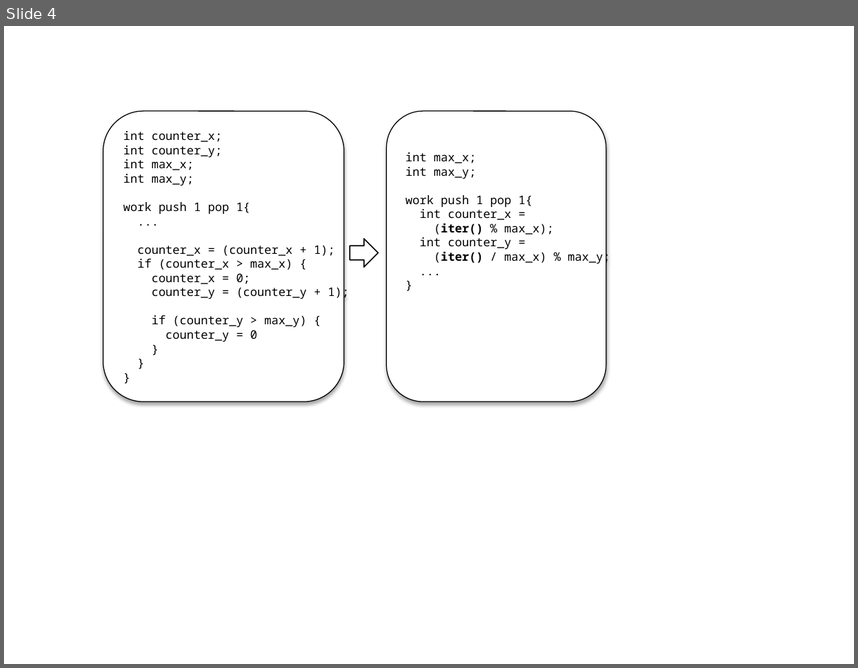
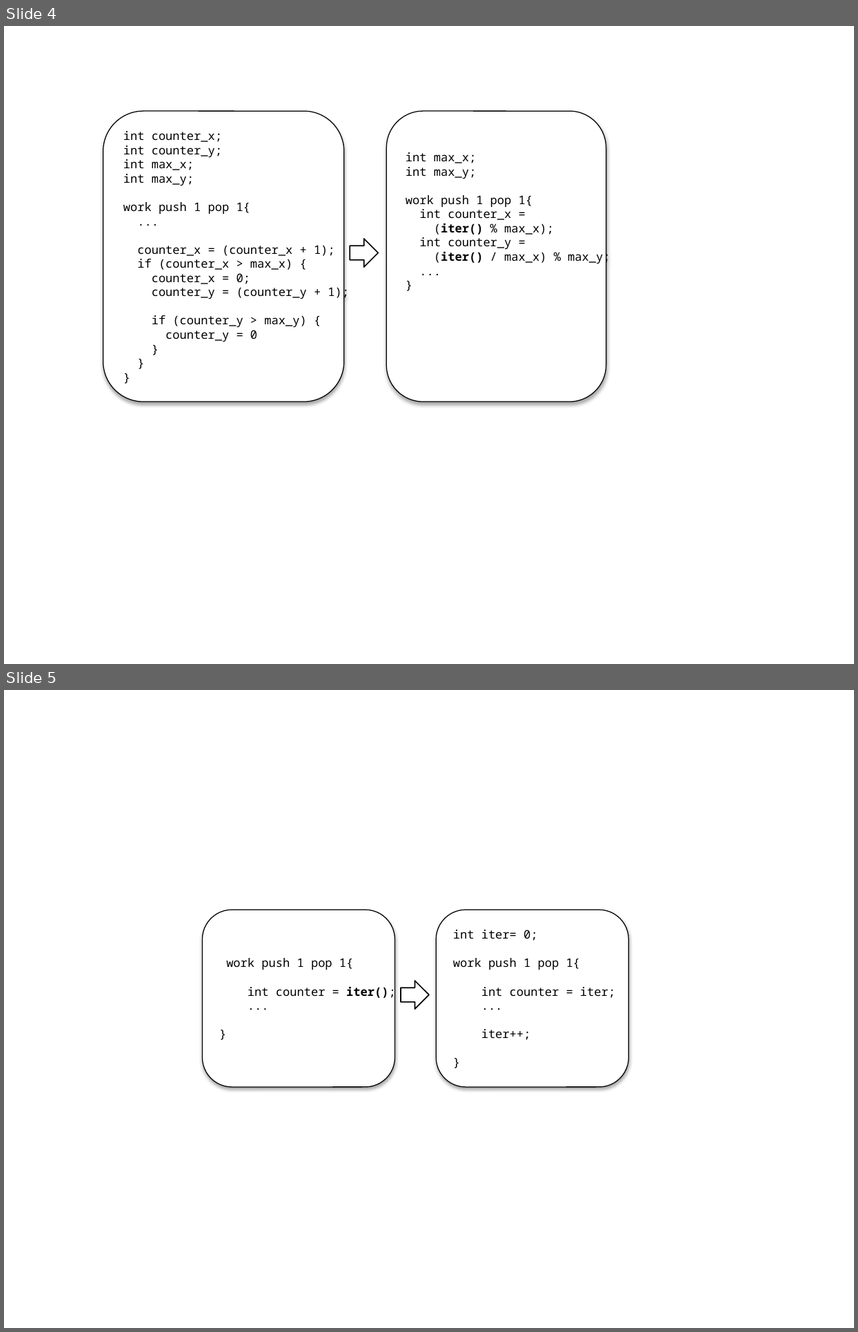
Before and after one commit to rrnewton/StreamIt, a slide deck: streams/docs/induction-state-2012/figures/fission-induction.pptx. Shown one above the other, each under a label of ours: slide 4 before the commit, slides 4 and 5 after it. The pictures are 858x668 and 858x1332 pixels, drawn with LibreOffice and Linux fonts; fonts in the diff are those of the drawing. Boxes give left, top, right and bottom in pixels: in the first picture for what was removed or moved away, otherwise in the second. Text is boxed around its words. In the diff, an @@ line names an element or a change of style, - is before the commit and + after.

```diff
--- a/streams/docs/induction-state-2012/figures/fission-induction.pptx
+++ b/streams/docs/induction-state-2012/figures/fission-induction.pptx
@@ slide 5 added at (4,690,854,1328), background #FFFFFF @@
@@ rounded rectangle added at (202,909,395,1086), fill #FFFFFF, outline #000000 0.75 pt, 10 pt, text #000000 @@
+work push 1 pop 1{
+int counter = iter();
+...
+}
@@ rounded rectangle added at (436,909,629,1086), fill #FFFFFF, outline #000000 0.75 pt, 10 pt, text #000000 @@
+int iter= 0;
+work push 1 pop 1{
+int counter = iter;
+...
+iter++;
+}
@@ right arrow added at (401,980,429,1009), outline #000000 1 pt @@
```
Also in this commit, not shown: 2 slides changed, 12 other files.
